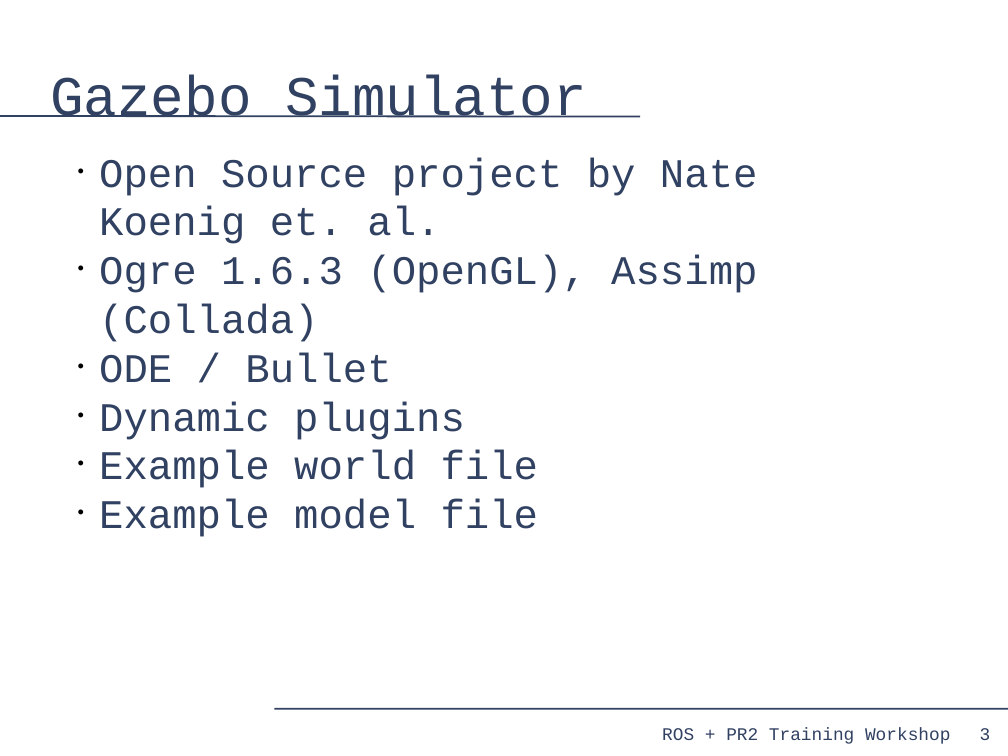
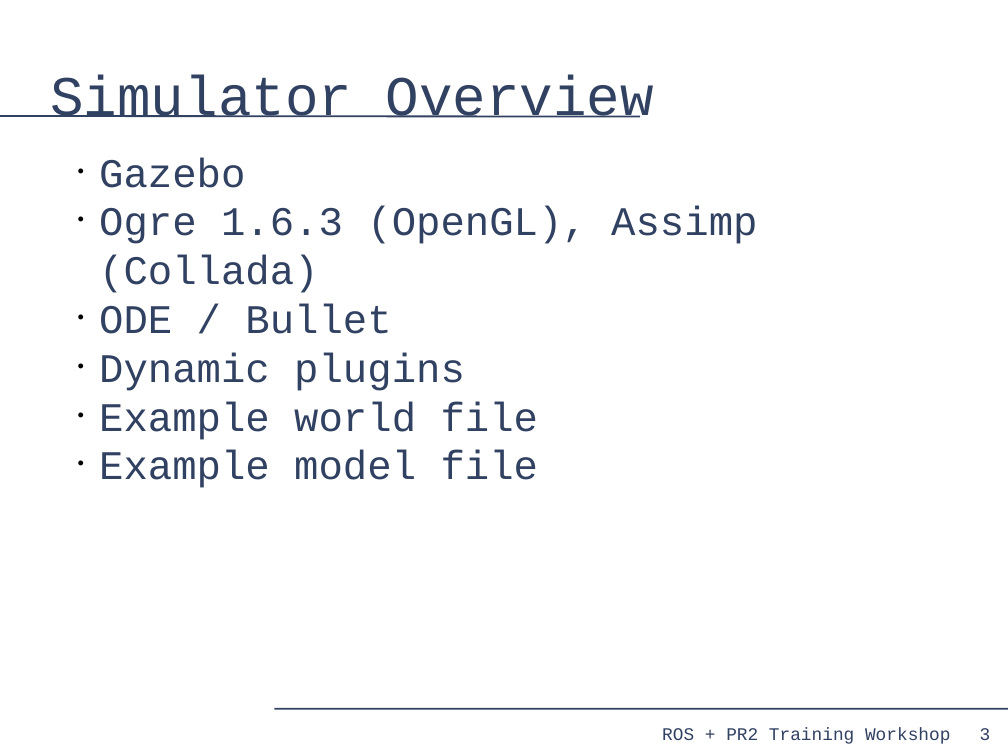
Before and after one commit to PR2/pr2_docs, a slide deck: slide 3 of pr2_training_workshop/simulation/simulation_training_workshop.odp. Drawn at 1008x756 pixels with LibreOffice and Linux fonts; fonts in the diff are those of the drawing. Boxes give left, top, right and bottom in pixels: in the first picture for what was removed or moved away, otherwise in the second. Text is boxed around its words. In the diff, an @@ line names an element or a change of style, - is before the commit and + after.

```diff
--- a/pr2_training_workshop/simulation/simulation_training_workshop.odp
+++ b/pr2_training_workshop/simulation/simulation_training_workshop.odp
@@ title at (50, 75, 654, 118): text changed @@
-Gazebo Simulator
+Simulator Overview
@@ text at (99, 157, 245, 188): text changed @@
-• Open Source project by Nate Koenig et. al.
+• Gazebo
```
Also in this commit, not shown: 8 other slides changed, 8 slides added, 5 slides removed.
